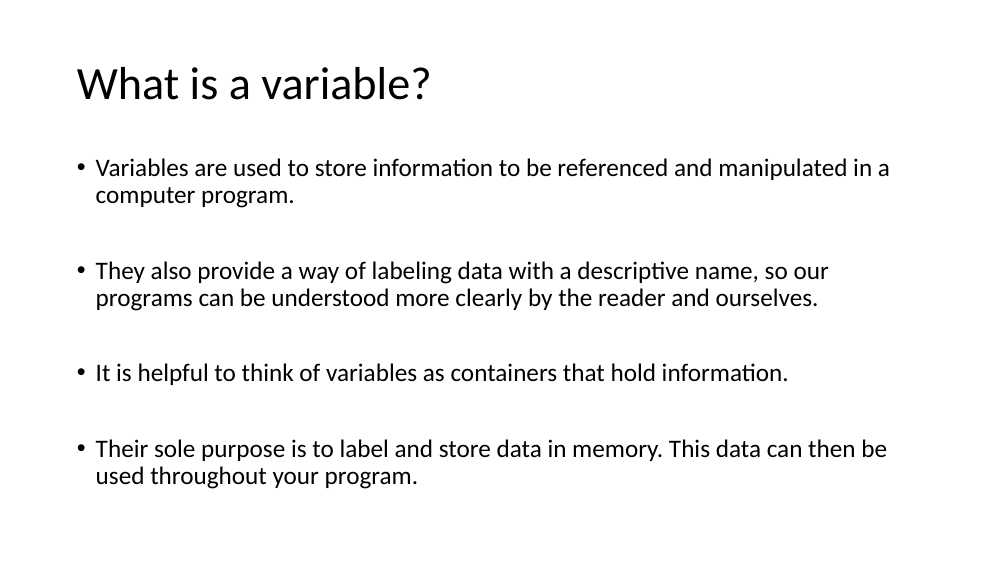
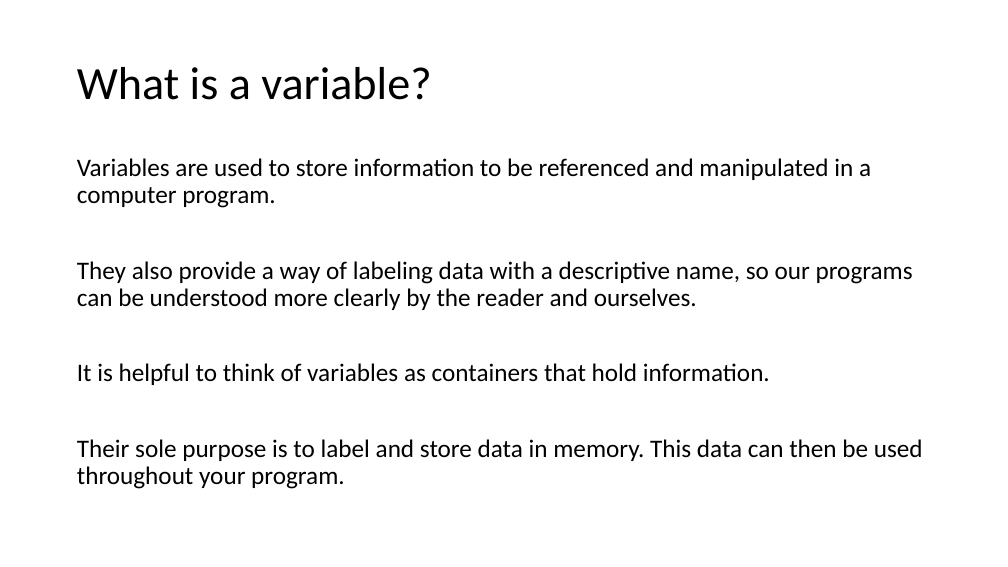
Before and after one commit to ScottKane/LearnPython, a slide deck: slide 2 of Scott/Variables.pptx. Drawn at 1008x567 pixels with LibreOffice and Linux fonts; fonts in the diff are those of the drawing. Boxes give left, top, right and bottom in pixels: in the first picture for what was removed or moved away, otherwise in the second. Text is boxed around its words. In the diff, an @@ line names an element or a change of style, - is before the commit and + after.

Commit message:
Added list slides and ammended modules and variables slides

```diff
--- a/Scott/Variables.pptx
+++ b/Scott/Variables.pptx
@@ text "Variables are used to store ..." at (77,158,923,489): bullet • to none @@
```
Also in this commit, not shown: 1 other slide changed, 2 other files.
